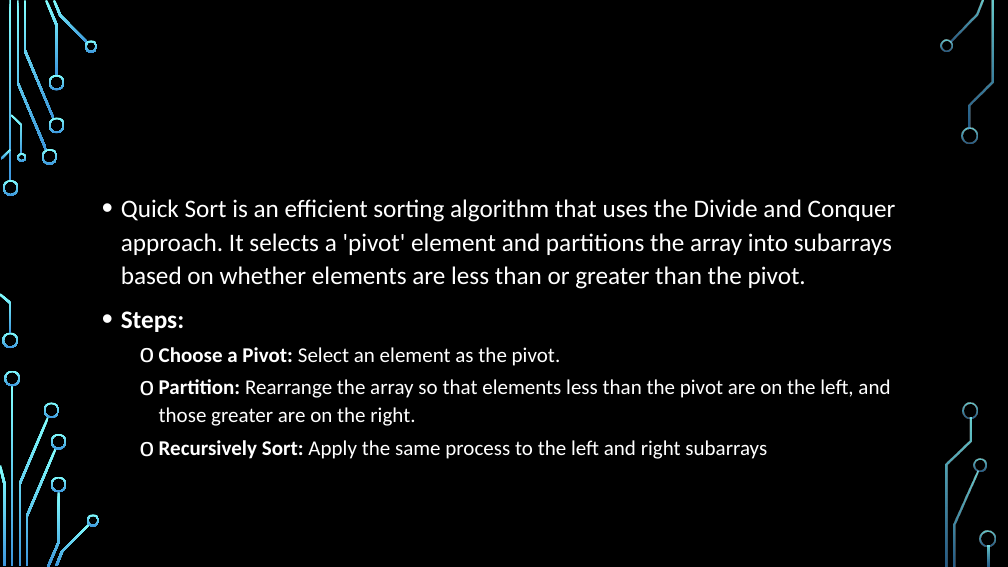
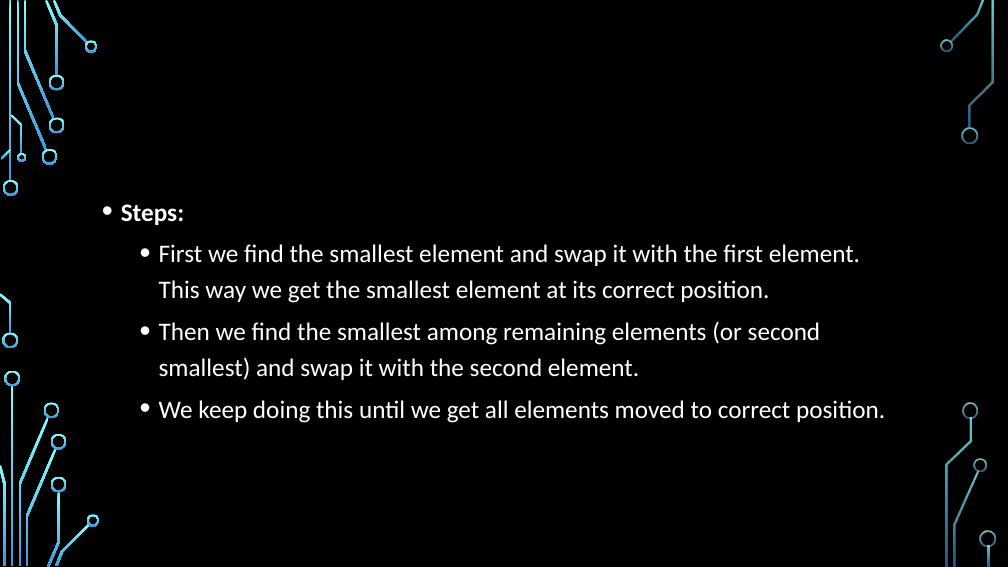
Before and after one commit to thanhye/ASM1, a slide deck: slide 11 of BH01702_TranVanThanh_SE07102.pptx. Drawn at 1008x567 pixels with LibreOffice and Linux fonts; fonts in the diff are those of the drawing; background and template pictures are left out. Boxes give left, top, right and bottom in pixels: in the first picture for what was removed or moved away, otherwise in the second. Text is boxed around its words. In the diff, an @@ line names an element or a change of style, - is before the commit and + after.

```diff
--- a/BH01702_TranVanThanh_SE07102.pptx
+++ b/BH01702_TranVanThanh_SE07102.pptx
@@ text at bbox=[121, 199, 896, 289]: paragraph removed @@
-• Quick Sort is an efficient sorting algorithm that uses the Divide and Conquer approach. It selects a 'pivot' element and partitions the array into subarrays based on whether elements are less than or greater than the pivot.
@@ text at bbox=[121, 204, 184, 225]: line spacing 1.1 to 1.2 @@
@@ text at bbox=[159, 244, 885, 423]: text changed; size 20 to 24 pt @@
-  o Choose a Pivot: Select an element as the pivot.
-  o Partition: Rearrange the array so that elements less than the pivot are on the left, and those greater are on the right.
-  o Recursively Sort: Apply the same process to the left and right subarrays
+  • First we find the smallest element and swap it with the first element. This way we get the smallest element at its correct position.
+  • Then we find the smallest among remaining elements (or second smallest) and swap it with the second element.
+  • We keep doing this until we get all elements moved to correct position.
```
Also in this commit, not shown: 2 other slides changed.
